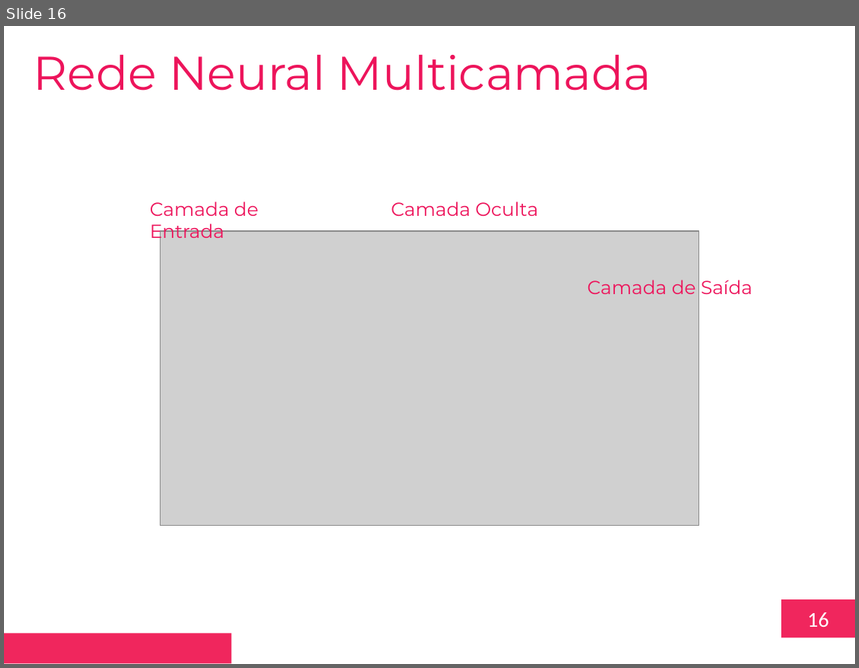
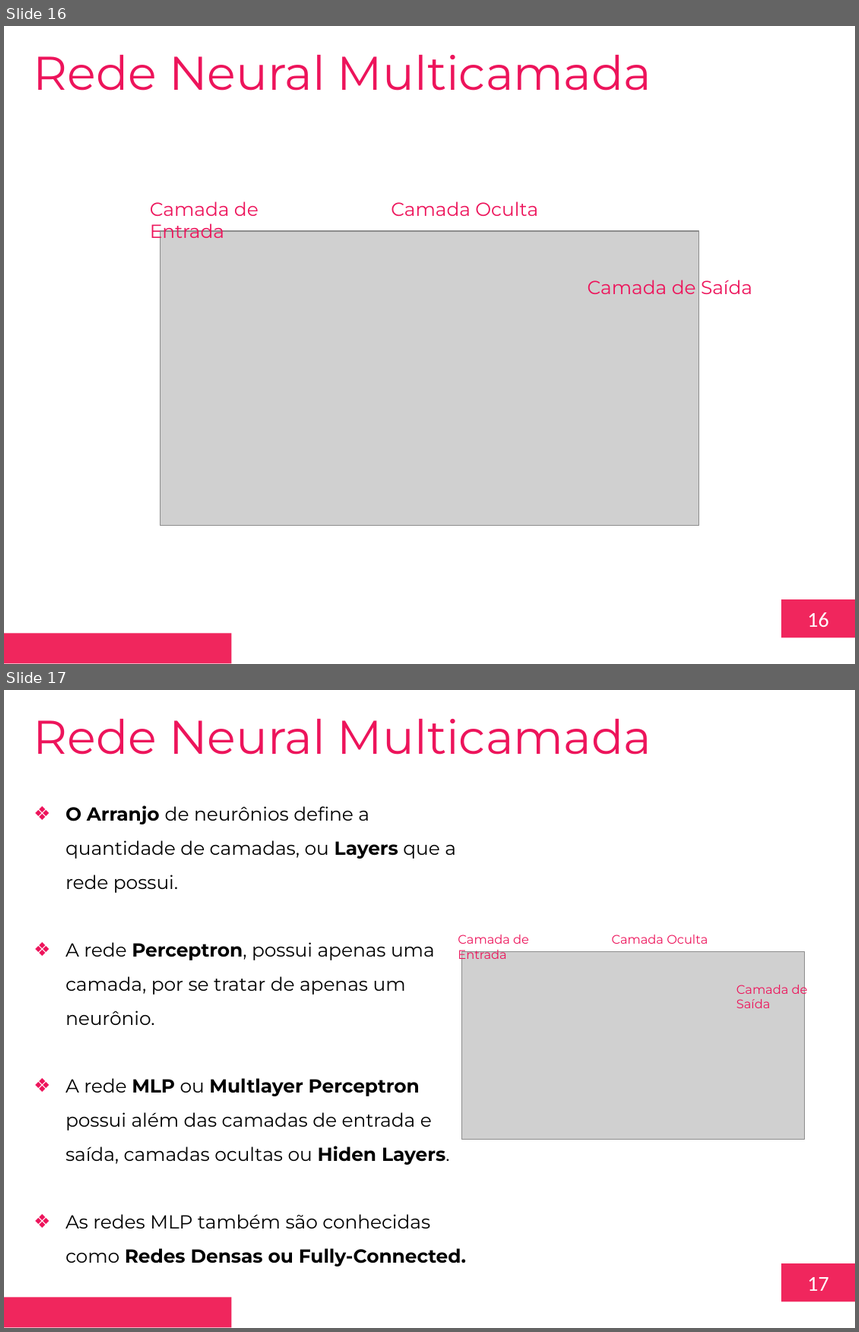
Before and after one commit to toyusan/aula-fiap-disruptive-archs, a slide deck: Aula 07/2023.03.24 Aula 07 – Introdução a Redes Neurais - Redes Multicamadas.pptx. Shown one above the other, each under a label of ours: slide 16 before the commit, slides 16 and 17 after it. The pictures are 859x668 and 859x1332 pixels, drawn with LibreOffice and Linux fonts; fonts in the diff are those of the drawing; grey boxes stand for pictures; background and template pictures are left out. Boxes give left, top, right and bottom in pixels: in the first picture for what was removed or moved away, otherwise in the second. Text is boxed around its words. In the diff, an @@ line names an element or a change of style, - is before the commit and + after.

```diff
--- a/Aula 07/2023.03.24 Aula 07 – Introdução a Redes Neurais - Redes Multicamadas.pptx
+++ b/Aula 07/2023.03.24 Aula 07 – Introdução a Redes Neurais - Redes Multicamadas.pptx
@@ slide 17 added at <box>4,690,855,1328</box>, background #FFFFFF; not listed: 2 template elements that a slide beside it also shows @@
@@ text added at <box>34,719,652,755</box>, 40 pt, text #ED145B @@
+Rede Neural Multicamada
@@ text added at <box>66,806,466,1267</box>, 16 pt, text #000000 @@
+❖ O Arranjo de neurônios define a quantidade de camadas, ou Layers que a rede possui.
+❖ A rede Perceptron, possui apenas uma camada, por se tratar de apenas um neurônio.
+❖ A rede MLP ou Multlayer Perceptron possui além das camadas de entrada e saída, camadas ocultas ou Hiden Layers.
+❖ As redes MLP também são conhecidas como Redes Densas ou Fully-Connected.
@@ group added at <box>458,935,808,1139</box>: 3 texts, 1 picture @@
+Camada de Entrada
+Camada Oculta
+Camada de Saída
```
Also in this commit, not shown: 7 slides changed, 3 other slides added, 13 other files.
